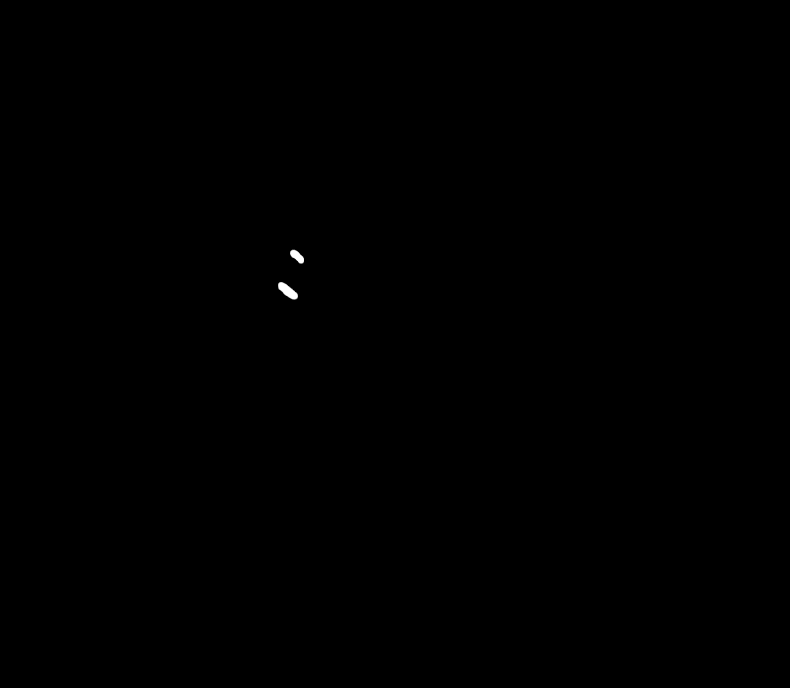
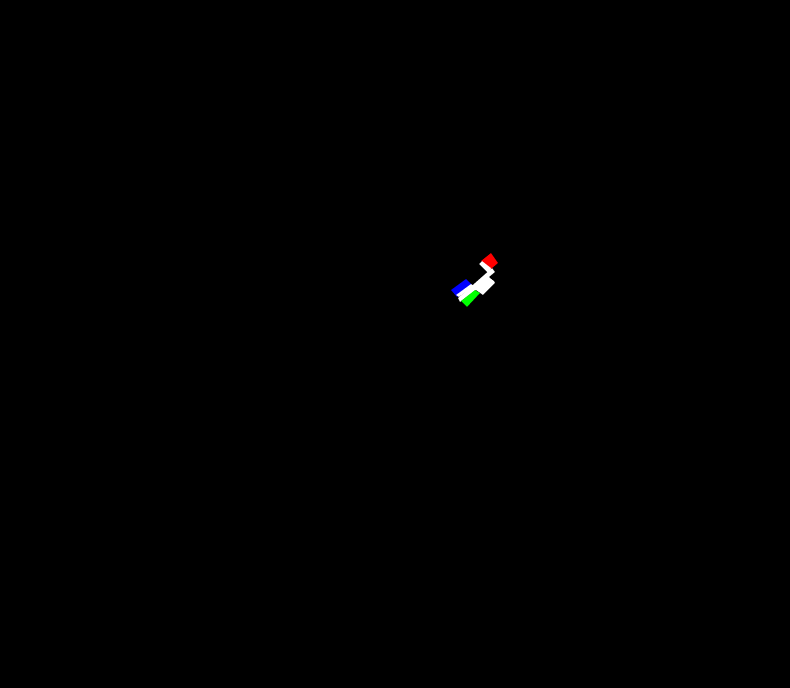
Layered file, before and after one edit (w=790, h=688). Changes by layer:
hid "hb" over [278, 249, 498, 307]
hid "nb" over [278, 249, 498, 307]
hid "dorms" over [278, 249, 498, 307]
hid "ab" over [278, 249, 498, 307]
added group "NB Interiors" with 11 layers above "HB Interiors" over [278, 249, 498, 307]
added layer "Layer 6" in group "NB Interiors" over [278, 249, 498, 307]
added group "HB Interiors" with 8 layers above "Layer 1" over [278, 249, 498, 307]
added layer "Layer 4" in group "HB Interiors" over [278, 249, 498, 307]
